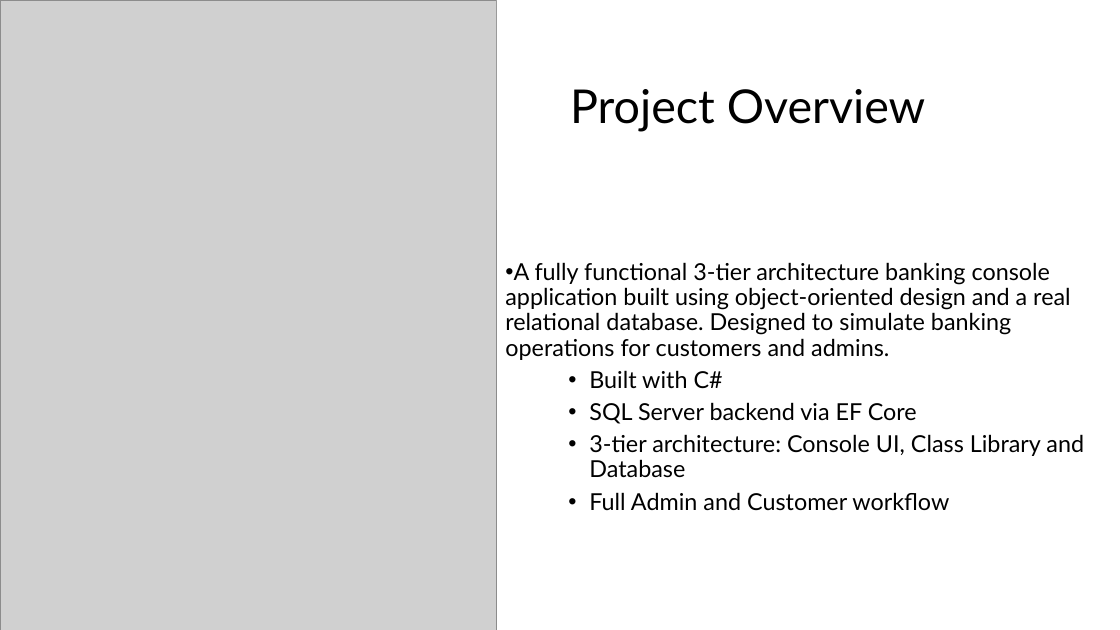
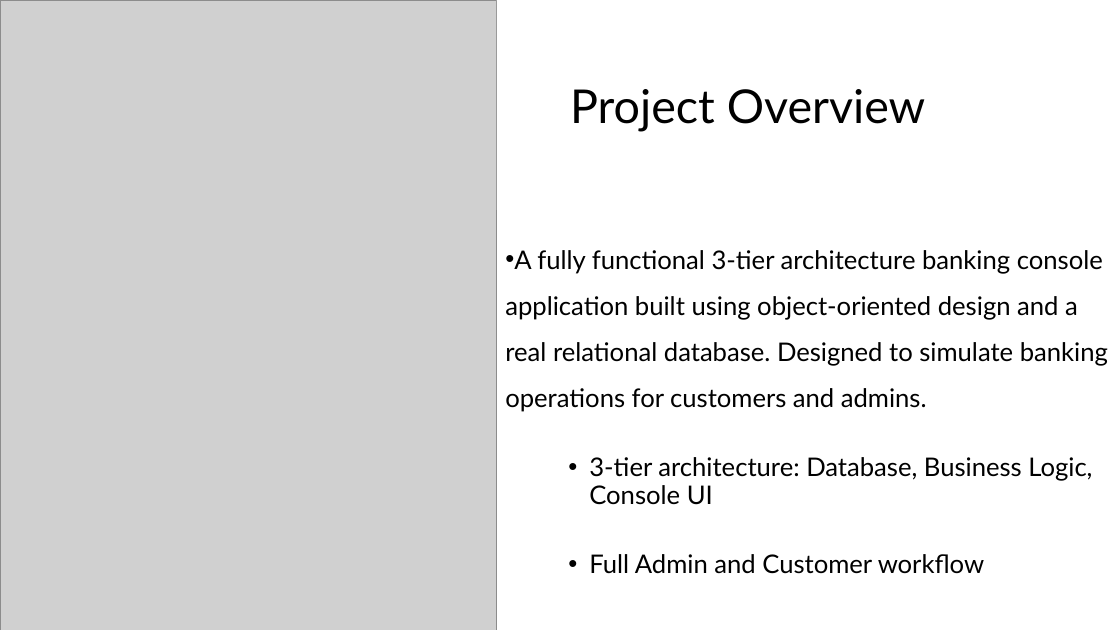
Before and after one commit to KR-Techno/Revature-Projects, a slide deck: slide 2 of Project 1 - bankingAPP/BankingApp Presentation.pptx. Drawn at 1120x630 pixels with LibreOffice and Linux fonts; fonts in the diff are those of the drawing; grey boxes stand for pictures. Boxes give left, top, right and bottom in pixels: in the first picture for what was removed or moved away, otherwise in the second. Text is boxed around its words. In the diff, an @@ line names an element or a change of style, - is before the commit and + after.

```diff
--- a/Project 1 - bankingAPP/BankingApp Presentation.pptx
+++ b/Project 1 - bankingAPP/BankingApp Presentation.pptx
@@ text at (x1=505, y1=250, x2=1108, y2=574): size 20 to 22 pt in "A fully functional 3-tier architecture banking console ...", "Full Admin and Customer workflow"; line spacing 0.9 to 1.5 @@
@@ text at (x1=589, y1=457, x2=1092, y2=505): text changed; size 20 to 22 pt @@
-  • Built with C#
-  • SQL Server backend via EF Core
-  • 3-tier architecture: Console UI, Class Library and Database
+  • 3-tier architecture: Database, Business Logic, Console UI
```
Also in this commit, not shown: 2 other slides changed, 2 slides added, 3 slides removed, 2 other files.
